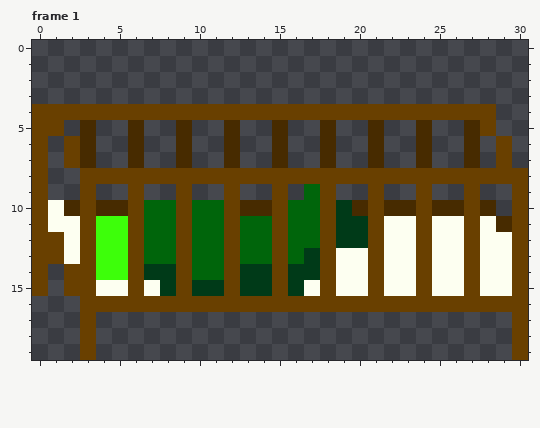
File history of a pixel-art file, assets/concept/crib.ase. The picture above was drawn from the file before the commit.
31x20 pixels, 1 frame. Shown: frame 1. The commit also changed other frames, which this record leaves out.
After the commit:
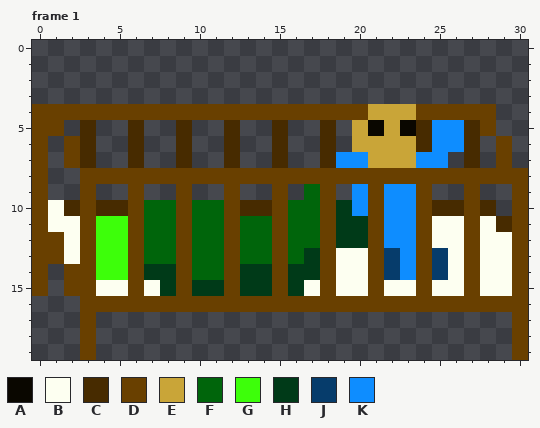
Palette (. is transparent): A #0a0700  B #fdfff1  C #472b00  D #694000  E #c9a538  F #00650b  G #3dff0a  H #003a18  J #063c6b  K #0e8dff
Diff:
layer "baby" added
Frame 1, layer "baby":
Colour A is added in row 5 at x 23.
Colour A replaces colour C in row 5 at x 21.
Colour E is added in row 5 at x 20 and 22; in row 6 at x 20 and 22 to 23; in row 7 at x 22 to 23.
Colour E replaces colour C in rows 6 to 7 at x 21.
Colour E replaces colour D in row 4 at x 21 to 23.
Colour J replaces colour B in rows 13 to 14 at x 22 and 25.
Colour K is added in rows 5 to 6 at x 25 to 26; in row 7 at x 19 to 20 and 25; in row 9 at x 20 and 22 to 23.
Colour K replaces colour B in rows 11 to 12 at x 22 to 23; in rows 13 to 14 at x 23.
Colour K replaces colour C in row 7 at x 24; in row 10 at x 20 and 22 to 23.
Pixel boxes of the changes (left, top, right, bottom) in both pictures:
changed: (336, 104, 464, 280)
